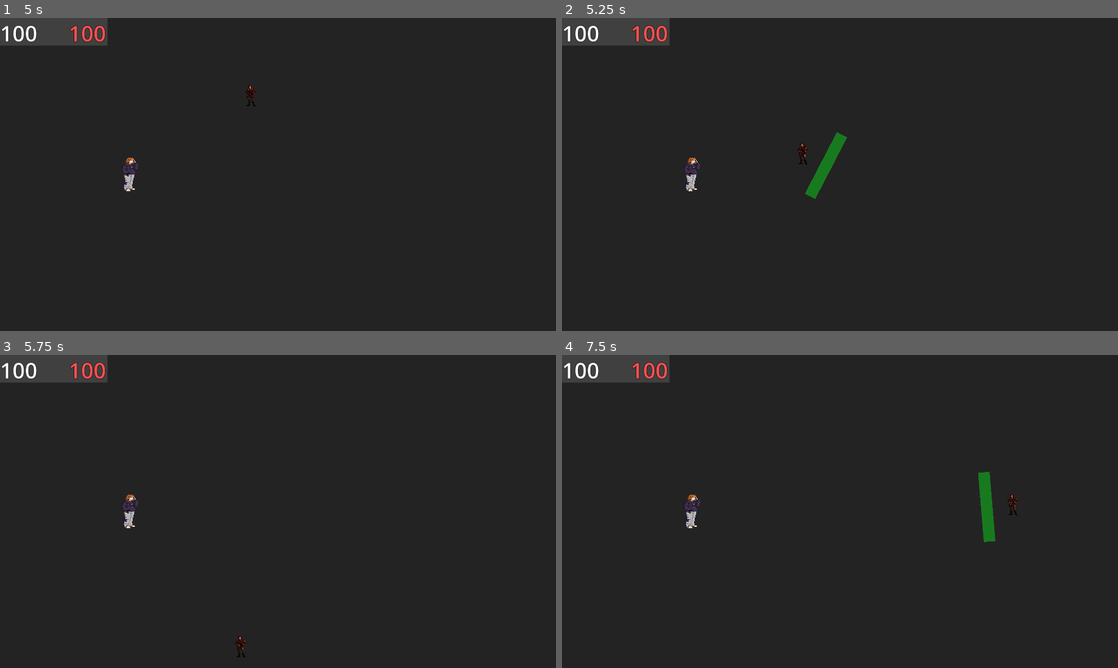
Above: before the commit, frames 1-4 (two rows, left to right).
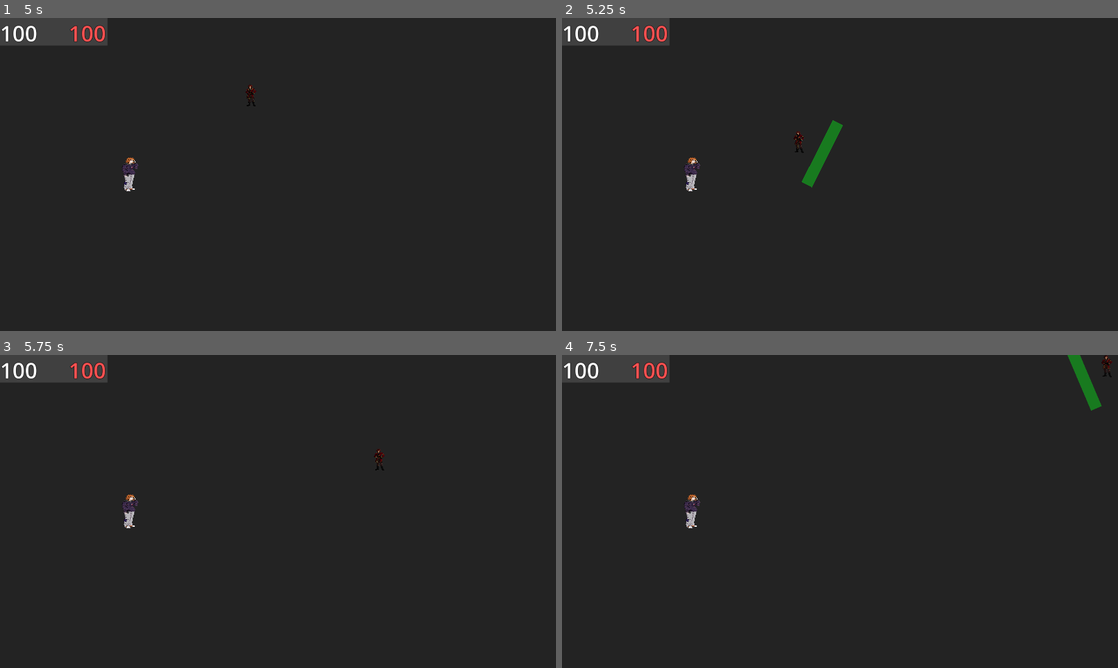
Above: after the commit, the same moments.

Repository: z3roco01/2025-skills-game
Game: Godot game, scene res://scenes/main.tscn
The game is run twice, just before and just after one commit, with the same random seed, the same clock (stepped at 60 frames per second) and the same inputs.
Inputs (mouse positions are in pixels of both pictures, inside the frame that each line leads up to):
- Up to frame 1 (5 s): tap Enter at 0.5, 3.5 s; move the mouse to (400, 158) at 0.52 s; hold D (right) 0.53-1.28 s; tap Shift (dash) at 0.6, 2.85 s; click (400, 158) at 0.67 s; move the mouse to (166, 190) at 1.27 s; hold S (back) 1.28-2.03 s; click (166, 190) at 1.35 s; tap Space at 2 s; move the mouse to (333, 105) at 2.02 s; hold D (right) 2.03-2.78 s; right-click (333, 105) at 2.1 s; move the mouse to (250, 237) at 2.77 s; hold W (up) 2.78-3.53 s; click (250, 237) at 2.92 s; move the mouse to (444, 221) at 3.52 s; hold A (left) from 3.53 s (still down); click (444, 221) at 3.6 s; move the mouse to (111, 127) at 4.27 s; right-click (111, 127) at 4.35 s
- Up to frame 2 (5.25 s): move the mouse to (867, 174) at 5.02 s; release A (left) at 5.03 s; hold S (back) from 5.03 s (still down); tap Shift (dash) at 5.1 s; click (867, 174) at 5.17 s
- Up to frame 3 (5.75 s): keep holding S (back)
- Up to frame 4 (7.5 s): move the mouse to (756, 433) at 5.77 s; release S (back) at 5.78 s; hold D (right) 5.78-6.53 s; click (756, 433) at 5.85 s; move the mouse to (962, 495) at 6.52 s; hold W (up) 6.53-7.28 s; right-click (962, 495) at 6.6 s; move the mouse to (728, 527) at 7.27 s; hold D (right) from 7.28 s (still down); tap Shift (dash) at 7.35 s; click (728, 527) at 7.42 s

Frame 1 is identical in both runs. In frame 2, 0.8% of the frame differs, in the area x 41-52%, y 32-58%; in frame 3, 0.1%; in frame 4, 1.0%, in the area x 74-99%, y 0-60%.

Commit message:
HOLY FREAK IT WORKS

Diff:
--- a/project.godot
+++ b/project.godot
@@ -27,6 +27,16 @@
 window/size/viewport_height=1080
 window/size/borderless=true
 window/stretch/mode="viewport"
+
+[file_customization]
+
+folder_colors={
+"res://textures/carmille/": "blue",
+"res://textures/clementine/": "orange",
+"res://textures/emil/": "gray",
+"res://textures/lance/": "pink",
+"res://textures/mc/": "red"
+}
 
 [input]
 
--- a/scenes/clementine_enemy.tscn
+++ b/scenes/clementine_enemy.tscn
@@ -22,4 +22,4 @@
 
 [node name="rotators" type="Node2D" parent="."]
 
-[node name="Node2D" type="Node2D" parent="."]
+[node name="pushRotator" type="Node2D" parent="."]
--- a/scripts/clementine_enemy.gd
+++ b/scripts/clementine_enemy.gd
@@ -1,7 +1,10 @@
 extends Enemy
 
-# the amount we will push the player from ( ONLY SET X )
-@export var push = Vector2(500, 0)
+# the amount we will push the player by when too close
+@export var push = 500
+
+# used to get the rotation for pushing
+@onready var pushRotator = $pushRotator
 
 func idleAction() -> void:
 	pass
@@ -10,11 +13,15 @@
 func attack() -> void:
 	# player is close
 	if(distanceToPlayer() <= 400):
-		var angle = push.angle_to(player.position)
-		print(rad_to_deg(angle))
-		var rotatedPush = push.rotated(push.angle_to(player.position))
+		pushRotator.look_at(player.position)
+		var pushVec = Vector2.RIGHT.rotated(pushRotator.rotation) * push
+		get_tree().create_tween().tween_property(player, "position", player.position + pushVec, 0.4).set_trans(Tween.TRANS_BACK)
+		attackCooldown = 100
+		#var angle = push.angle_to(player.position)
+		#print(rad_to_deg(angle))
+		#var rotatedPush = push.rotated(push.angle_to(player.position))
 
 
-		print(rotatedPush)
+		#print(rotatedPush)
 		#get_tree().create_tween().tween_property(player, "position", player.position + rotatedPush, 0.2)
-		attackCooldown = 200
+		#attackCooldown = 200
